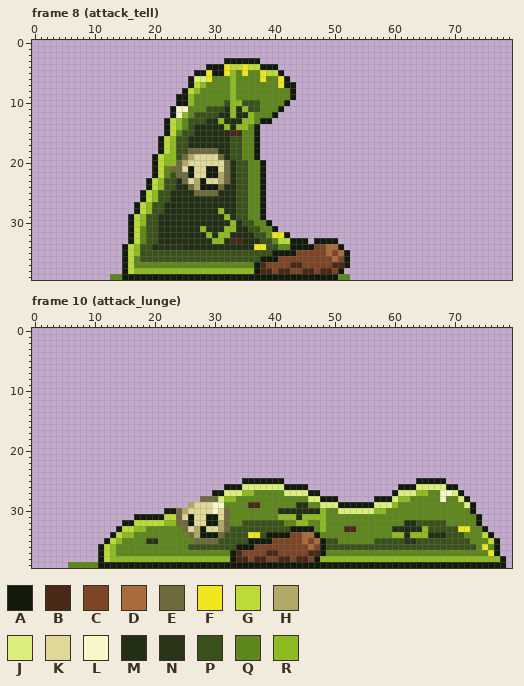
One commit to this pixel-art file: assets/source/characters/slime/slime_01.ase. The picture above is the old version.
80x40 pixels, 16 frames. Shown: frame 8 (attack_tell), frame 10 (attack_lunge). The commit also changed other frames, which this record leaves out.
Palette (. is transparent): A #121a0b  B #4a2818  C #7c4526  D #a96a3c  E #6e6a3c  F #f0e61e  G #bddb37  H #b0a868  J #dcef7c  K #e0d898  L #f6f8c8  M #222f14  N #2a3418  P #3a5219  Q #5d861c  R #8eba24
Pixels before, frame 8 (attack_tell) (only the part around the change), first column x 13:
 0 .........................................
 1 .........................................
 2 .........................................
 3 ...................AAAAAA................
 4 ................AAAFGGFGGAAA.............
 5 ..............AAFAAFRQFQQFGGA............
 6 .............AJJFQQQRQQQQFQQFA...........
 7 .............AGRQQQQRQQQQQQQFAA..........
 8 ............AGRQQQQQRQQQQQQQQQA..........
 9 ...........AARQQQQQQRQQQQQQQQQA..........
10 ...........AARQQQQQPRRPPPQQQQA...........
11 ..........ALLQQQPPPMRMRPPQQQA............
12 ..........ALRQPPPPMMRMMRQQQA.............
13 .........AGRQPPPMMRMMMRRQAA..............
14 .........AGRQPMMMMMRMRRQA................
15 .........AGQPPMMMMMMBBQQA................
16 ........AGRPPMMMMMMMPPQQA................
17 ........AGRPPMMMMMMMPPQQA................
18 ........AGRPPEEEEEMMPPQQA................
19 .......AGRRPEHKKKKEMPPQQA................
20 .......AGRREHKKKKKKEMPPQQA...............
21 .......AGQEEKAKKAAKEMPPQQA...............
22 .......AGQPEEAKKAAHEMPPQQA...............
23 ......AGRPPMEKHAKKHEMPPQQA...............
24 ......AGRPPMMEHAAAEMMPPQQA...............
25 .....AGRPPMMMMEEEEMMMPPQQA...............
26 .....AGRPPMMMMMMMMMMMPPQQA...............
27 ....AGRPPMMMMMMMMMMMMPPQQA...............
28 ....AGRPPMMMMMMMMMRMMPPQQA...............
29 ...AGRPPMMMMMMMMMMMRMPPQQA...............
30 ...AGRPPMMMMMMMMMMMMRMPPQQA..............
31 ...AGQPPMMMMMMMRMMMRRMMPPQQA.............
32 ...AGQPPMMMMMMMMRMRRMMMMPPQFFA...........
33 ...AGQPPMMMMMMMMMRRMBBMMMPPQGGAAA.AAAA...
34 ..AGRPPMNNNNMMMMMMMMMMMMFFPPQQAAAACCDDA..
35 ..AGRPPPPPPPPPPPPPPPPPPPPPPAAAACCCCCDCDA.
36 ..AGQPPPPPPPPPPPPPPPPPPPPAAACCCCCCCCCDCA.
37 ..AGQQQQQQQQQQQQQQQQQQQQABCCCCBBCCCCCBBA.
38 ..AGRRRRRRRRRRRRRRRRRRRRABBCBBCCBBCBBCA..
39 QQAAAAAAAAAAAAAAAAAAAAAAAAAAAAAAAAAAAAQQ.
Pixels before, frame 10 (attack_lunge) (only the part around the change), first column x 18:
21 ..............................................................
22 ..............................................................
23 ..............................................................
24 ..............................................................
25 .................AAAAAAA......................AAAAA...........
26 ..............AAAJJJJJJJAAAA...............AAAJJJJJAA.........
27 ............AAJJJRRQQQQQJJJJAA............AJJJRRQQLLJA........
28 ..........EEEJRRQQQQQQQQQQQQJJAAA......AAAJRRQQQQQLQQJA.......
29 ........HKKKLLQQQQBBQQQQQQMMQQJJJAAAAAAJJJRQQQQQQQQQQQJA......
30 ....AAEHKKKKLKEQQQQQQQQMMMMMMMRQQJJJJJJRRQQQQQQQQQQQQQQA......
31 AAAAGGEKAKKAAKEQQQQQQQQRRRMRRRRQQQQQQQQQQQQQQQQQQQQQQQQQA.....
32 GGGGRREEAKKAAHEQQPPPPPPPQQRRQQRQQQQQQQQQQQQQMMPPPPPQQQQQA.....
33 RQQQQQQEKHAKKHEPPPPPPPPPPAAAAQRQQQBBQQQQQQMMMMMRPPPPPFFQQA....
34 QQQQQQQQEHAAAEPPPPFFPAAAACCDDAQQQQQQQQQQQQRRMRRRMMMPPPQQQGA...
35 QNNQQQQQQEEEEPPPPPAAAACCCCCDCDAPPQQQQQQPPPPPNNPPPPPPPPPQQQGA..
36 QQQQQQQQPPPPPPPPAAACCCCCCCCCDCAPPPPPPPPPPPPPPPPPPPPPPPPPQFQA..
37 QQQQQQQQQQQQQQQABCCCCBBCCCCCBBAQQQQQQQQQQQQQQQQQQQQQQQQQQQFA..
38 RRRRRRRRRRRRRRRABBCBBCCBBCBBCARRRRRRRRRRRRRRRRRRRRRRRRRRRRRRA.
39 AAAAAAAAAAAAAAAAAAAAAAAAAAAAAAAAAAAAAAAAAAAAAAAAAAAAAAAAAAAAA.
After:
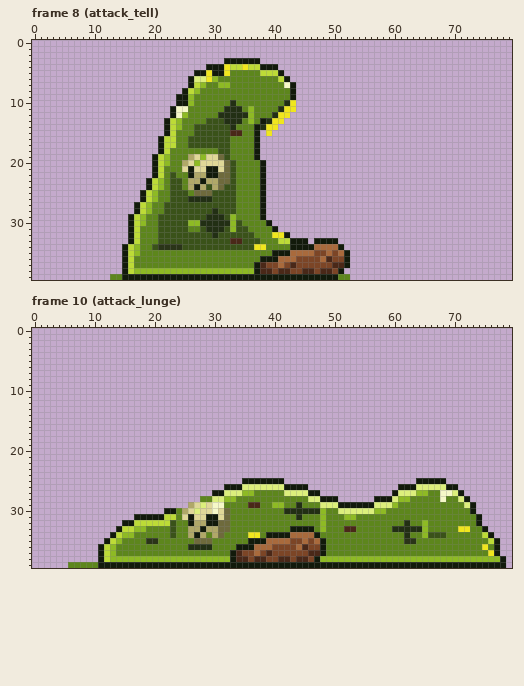
What changed:
Changed rows in their new state; - is an unchanged pixel.
Frame 8 (attack_tell):
first column x 18:
 5 ---------------Q-Q--G------------
 6 ------------R--Q----Q--G---------
 7 -------------RRQ-------QL--------
 8 ---------------Q-----------------
 9 ---------------Q-----------------
10 --------------QMQQQQ----MF-------
11 -----------QQQ-M-QRQ---MFF-------
12 ---------QQQQ--M------MFF--------
13 --------QQQPPP---Q---MFF---------
14 --------QPPPPPP-QQ--MFF----------
15 -------QQPPPPPP------F-----------
16 -----GQQPPPPPPPQQ----------------
17 -----GQQPPPPPPPQQ----------------
18 -----QQQQQQQQPPQQ----------------
19 -----QQQ--R---PQQ----------------
20 -----QQ--R-----PQQ---------------
21 -----QQ--------PQQ---------------
22 ------QQ-HH--E-PQQ---------------
23 ----Q-PQH--HHE-PQQ---------------
24 ----Q-PQHAHPH-PPQQ---------------
25 ---QQPPPQ---PPPPQQ---------------
26 ---QQPPP----PPPPQQ---------------
27 --QQPPPPPPPPPPPPQQ---------------
28 --QQPPPPPPPP-PPPQQ---------------
29 -QQPPPPPPPP---PRQQ---------------
30 -QQPPPPPRR------PQQ--------------
31 -QQPPPPPQQP---P-PPQQ-------------
32 -QQPPPPPPPPP-PPPPPPQQ------------
33 -QQPPPPPPPPPPPP--PPPQQ-----------
34 QQP----PPPPPPPPPPPP--QQ------DD--
35 QQQQQQQQQQQQQQQQQQQQQQ---DDDD----
36 QQQQQQQQQQQQQQQQQQQQ---DDD----DBC
37 -----------------------D--C------
Frame 10 (attack_lunge):
first column x 22:
28 ------QQJ-------------------------------------------
29 ------J-----------RR---Q----------------------------
30 --Q--J-------------Q--------------------------------
31 --Q----------------QQQ-QQQ----RR--------------------
32 GPQQ-HH--E---QQQQQQQ--QQ-----------------QQRQQQ-----
33 -P-QH--HHE-QQQQQQQQQQ-----------------------QQQQQ---
34 -P--HAHQH-QQQQ--Q----DD---------------QQ-QQ-PPPQQQ--
35 --------QQQQQQ---DDDD------QQ------QQQQQ--QQQQQQQQQ-
36 ----MMMMQQQQ---DDD----DBC--QQQQQQQQQQQQQQQQQQQQQQQQQ
37 ---------------D--C---------------------------------
